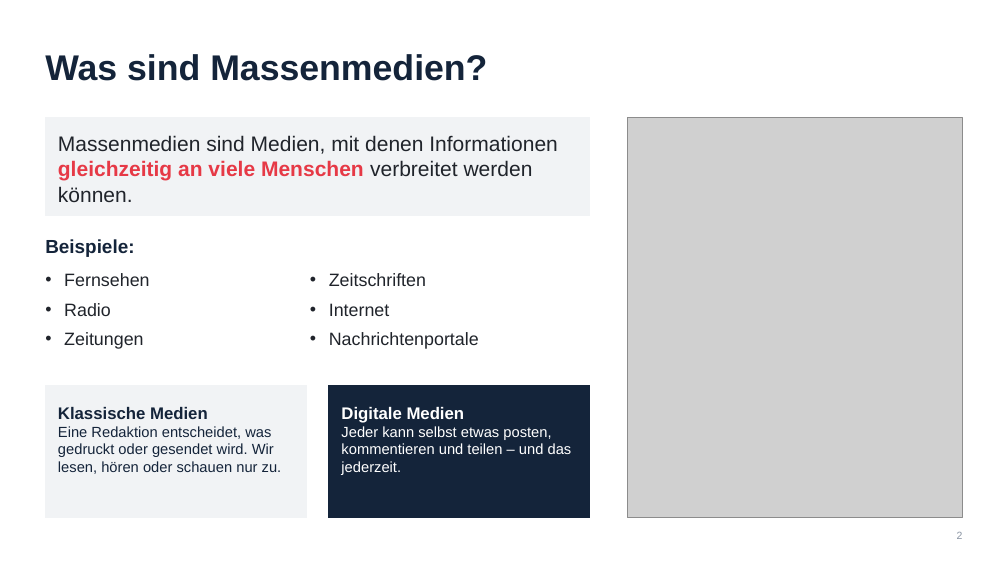
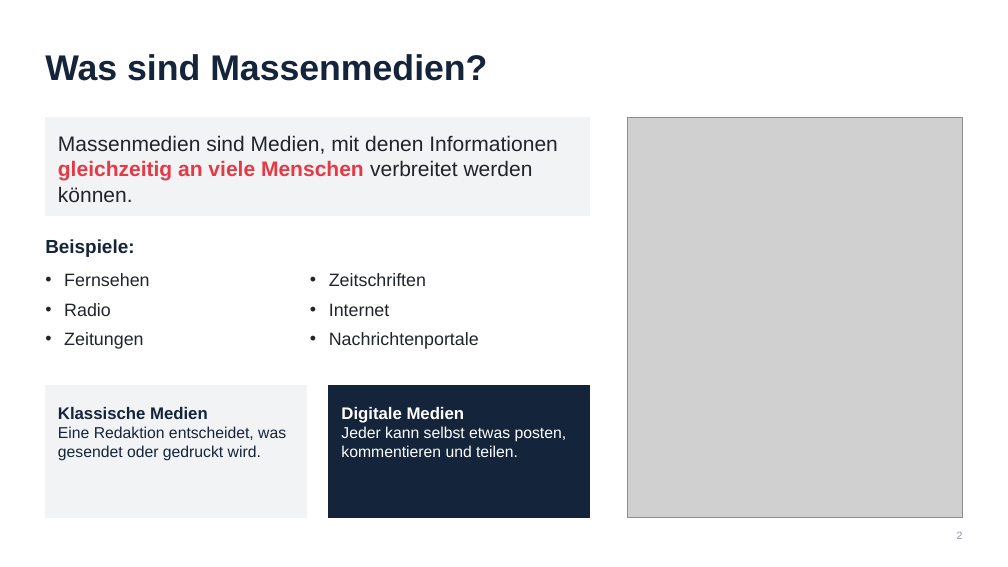
Before and after one commit to kewinngatcheu-cpu/UrbanIQ, a slide deck: slide 2 of Gewi_Massenmedien/Gewi_Praesentation_Massenmedien.pptx. Drawn at 1008x567 pixels with LibreOffice and Linux fonts; fonts in the diff are those of the drawing; grey boxes stand for pictures. Boxes give left, top, right and bottom in pixels: in the first picture for what was removed or moved away, otherwise in the second. Text is boxed around its words. In the diff, an @@ line names an element or a change of style, - is before the commit and + after.

```diff
--- a/Gewi_Massenmedien/Gewi_Praesentation_Massenmedien.pptx
+++ b/Gewi_Massenmedien/Gewi_Praesentation_Massenmedien.pptx
@@ text in rectangle at box(58, 426, 286, 461): text changed; size 14 to 15 pt @@
-Eine Redaktion entscheidet, was gedruckt oder gesendet wird. Wir lesen, hören oder schauen nur zu.
+Eine Redaktion entscheidet, was gesendet oder gedruckt wird.
@@ text in rectangle at box(341, 426, 567, 457): text changed; size 14 to 15 pt @@
-Jeder kann selbst etwas posten, kommentieren und teilen – und das jederzeit.
+Jeder kann selbst etwas posten, kommentieren und teilen.
```
Also in this commit, not shown: 5 other slides changed.
